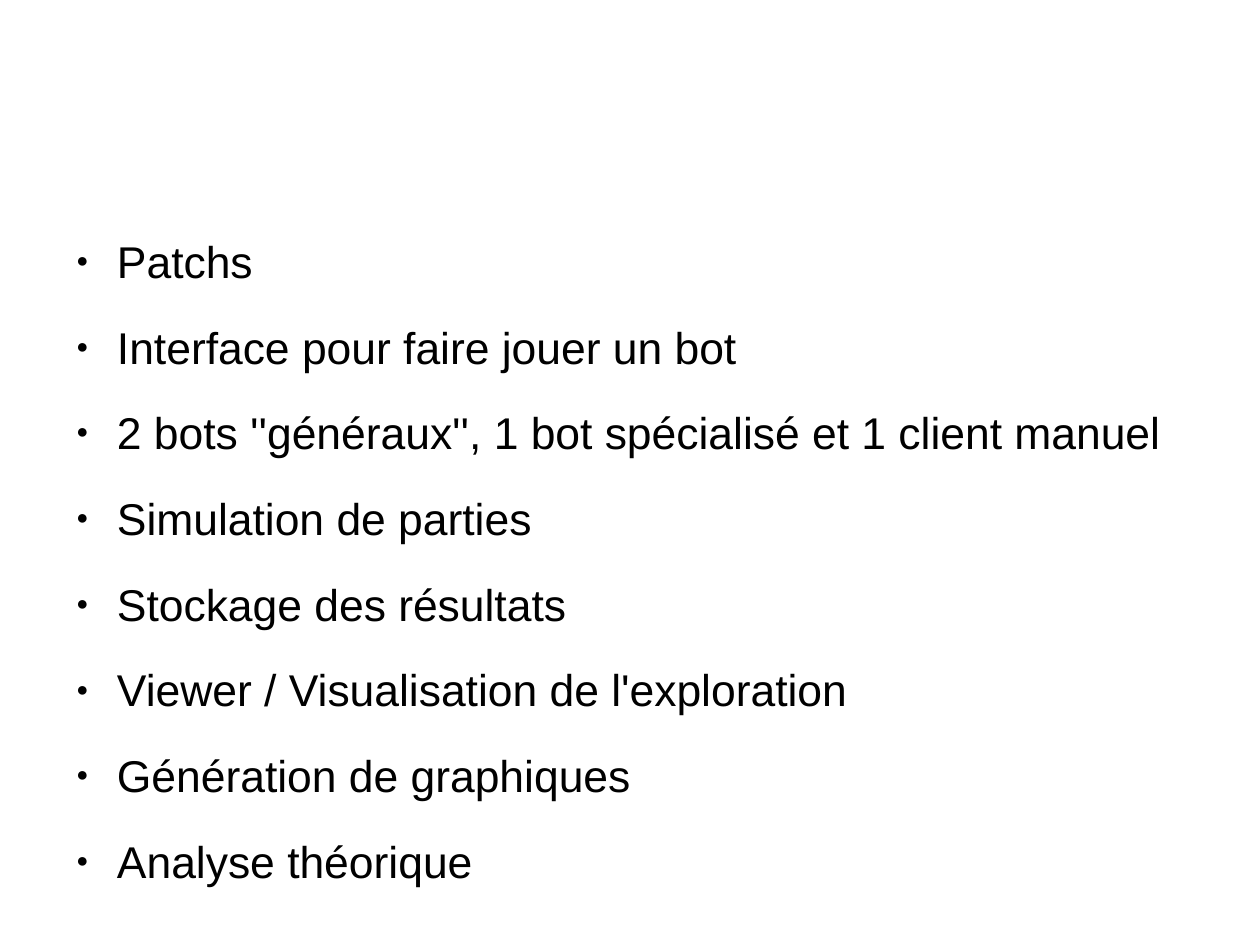
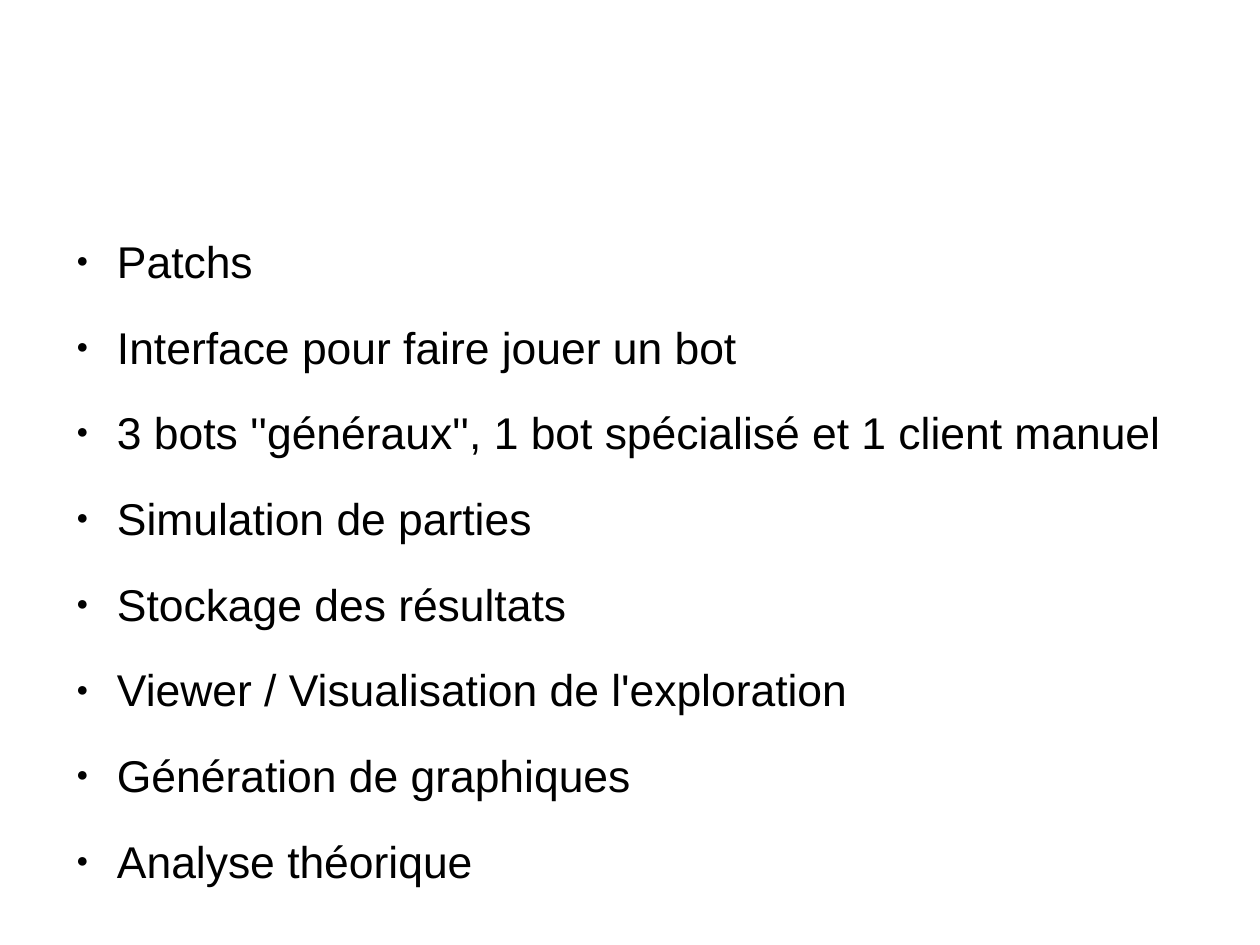
Before and after one commit to medrimonia/PFA-Nethack, a slide deck: slide 6 of papers/soutenance/soutenance.odp. Drawn at 1260x945 pixels with LibreOffice and Linux fonts; fonts in the diff are those of the drawing; background and template pictures are left out. Boxes give left, top, right and bottom in pixels: in the first picture for what was removed or moved away, otherwise in the second. Text is boxed around its words. In the diff, an @@ line names an element or a change of style, - is before the commit and + after.

```diff
--- a/papers/soutenance/soutenance.odp
+++ b/papers/soutenance/soutenance.odp
@@ text at [117, 416, 1160, 459]: text changed @@
-● 2 bots ''généraux'', 1 bot spécialisé et 1 client manuel
+● 3 bots ''généraux'', 1 bot spécialisé et 1 client manuel
```
Also in this commit, not shown: 2 other slides changed.
